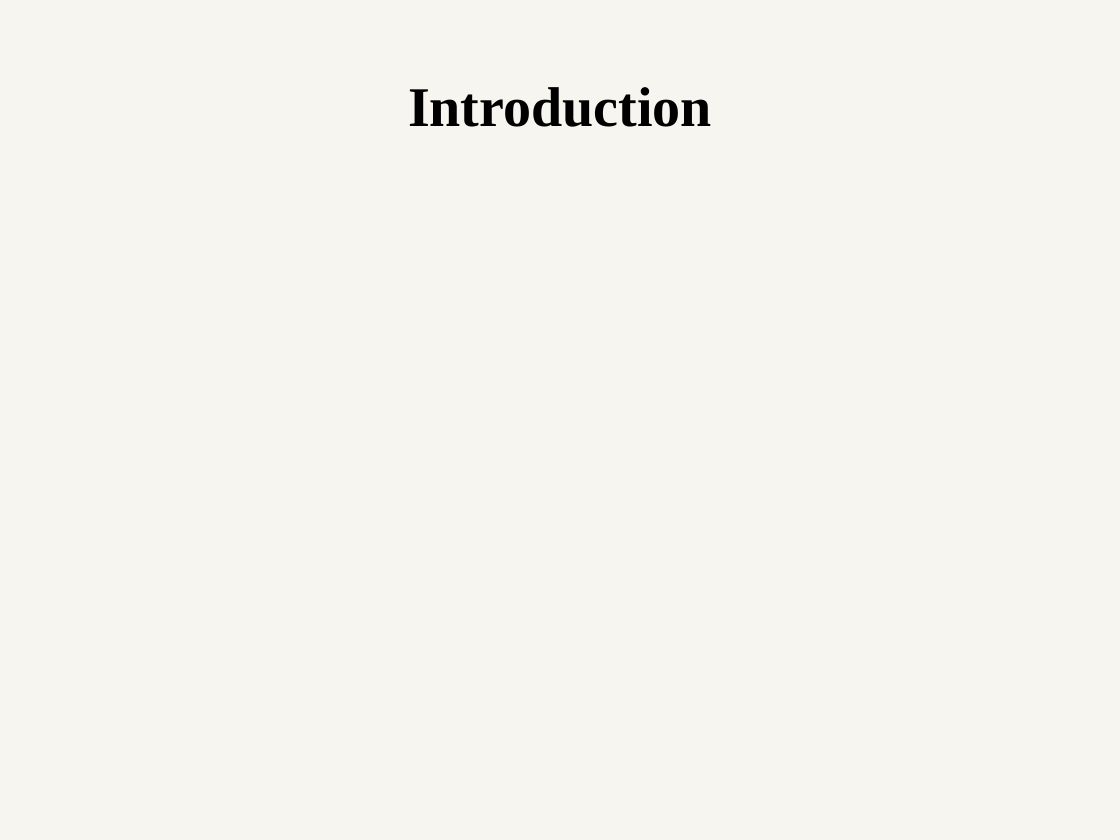
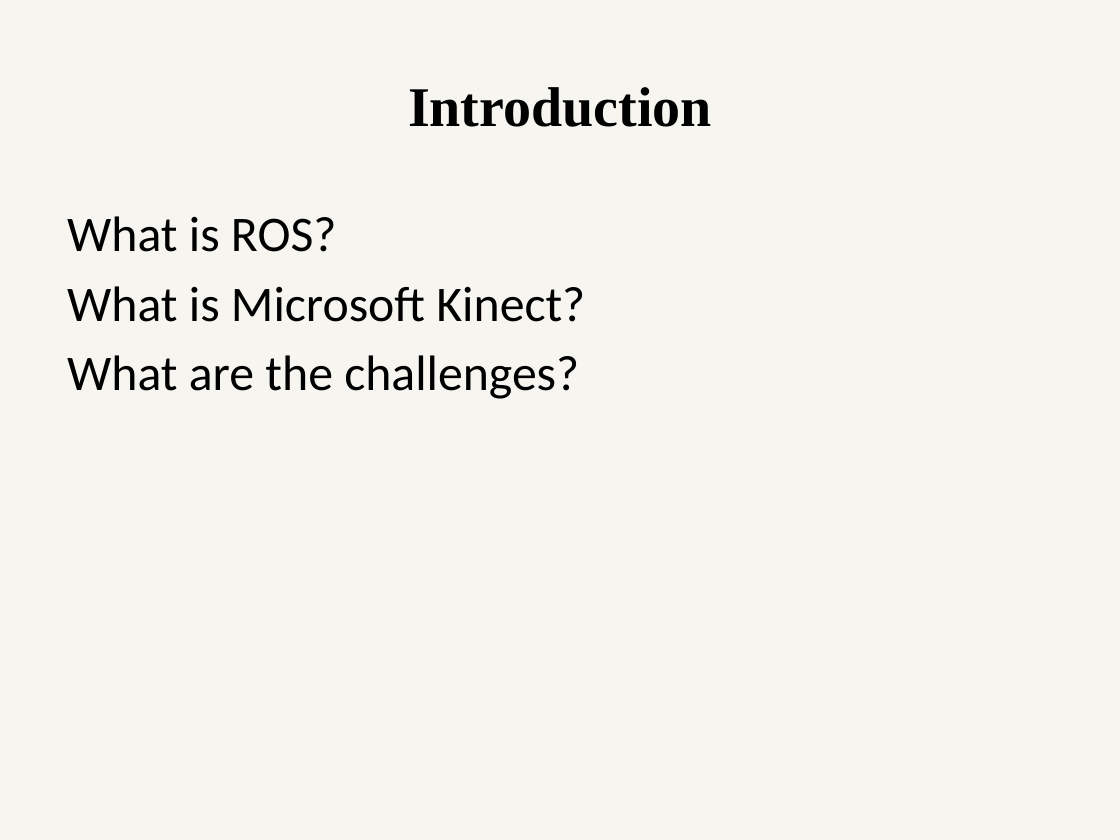
Before and after one commit to ETRX-Batch-2019/Robot-Development-using-ROS, a slide deck: slide 5 of Presentation/4-Aug/Robot-dev-using-ROS.pptx. Drawn at 1120x840 pixels with LibreOffice and Linux fonts; fonts in the diff are those of the drawing. Boxes give left, top, right and bottom in pixels: in the first picture for what was removed or moved away, otherwise in the second. Text is boxed around its words. In the diff, an @@ line names an element or a change of style, - is before the commit and + after.

```diff
--- a/Presentation/4-Aug/Robot-dev-using-ROS.pptx
+++ b/Presentation/4-Aug/Robot-dev-using-ROS.pptx
@@ text added at [67,216,585,399], 32 pt, text #000000 @@
+What is ROS?
+What is Microsoft Kinect?
+What are the challenges?
```
Also in this commit, not shown: 4 other slides changed.
